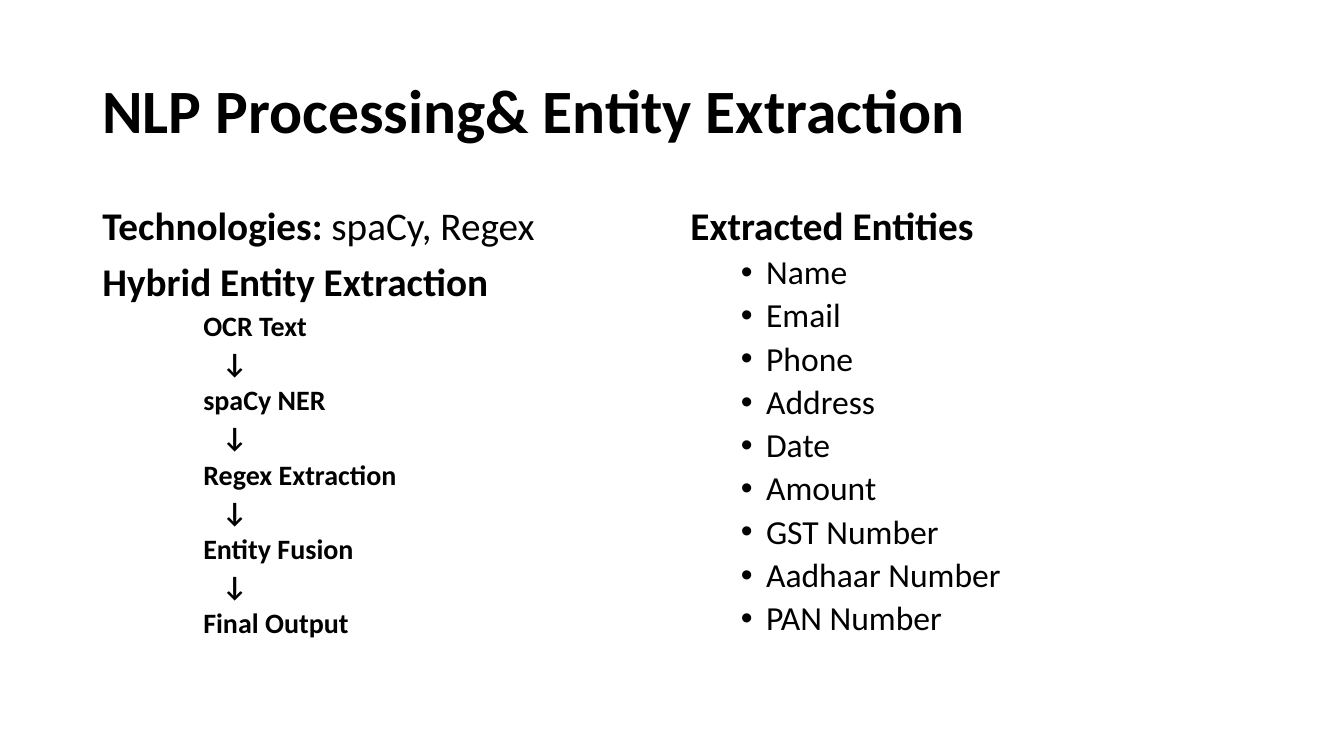
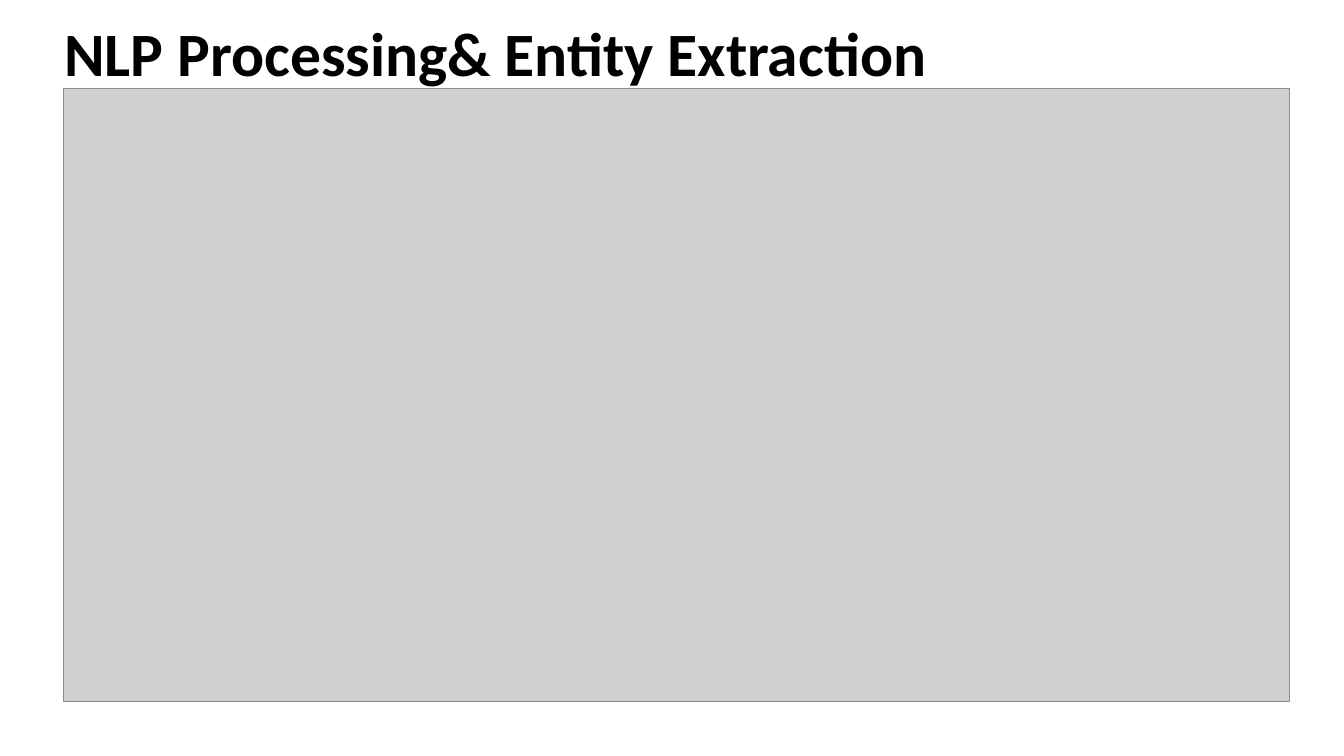
Before and after one commit to dev-prasath/IDP-System-AI, a slide deck: slide 8 of INTELLIGENT DOCUMENT PROCESSING SYSTEM.pptx. Drawn at 1344x756 pixels with LibreOffice and Linux fonts; fonts in the diff are those of the drawing; grey boxes stand for pictures. Boxes give left, top, right and bottom in pixels: in the first picture for what was removed or moved away, otherwise in the second. Text is boxed around its words. In the diff, an @@ line names an element or a change of style, - is before the commit and + after.

```diff
--- a/INTELLIGENT DOCUMENT PROCESSING SYSTEM.pptx
+++ b/INTELLIGENT DOCUMENT PROCESSING SYSTEM.pptx
@@ title "NLP Processing& Entity Extraction" rewrapped from bbox=[102, 89, 964, 144] to bbox=[64, 32, 926, 91] @@
@@ picture added at bbox=[64, 89, 1290, 702] @@
@@ text removed at bbox=[102, 212, 534, 638] @@
-Technologies: spaCy, Regex
-Hybrid Entity Extraction
-    OCR Text
-    ↓
-    spaCy NER
-    ↓
-    Regex Extraction
-    ↓
-    Entity Fusion
-    ↓
-    Final Output
@@ text removed at bbox=[690, 212, 1000, 631] @@
-Extracted Entities
-  • Name
-  • Email
-  • Phone
-  • Address
-  • Date
-  • Amount
-  • GST Number
-  • Aadhaar Number
-  • PAN Number
```
Also in this commit, not shown: 3 other slides changed, 4 slides added, 3 slides removed, 7 other files.
